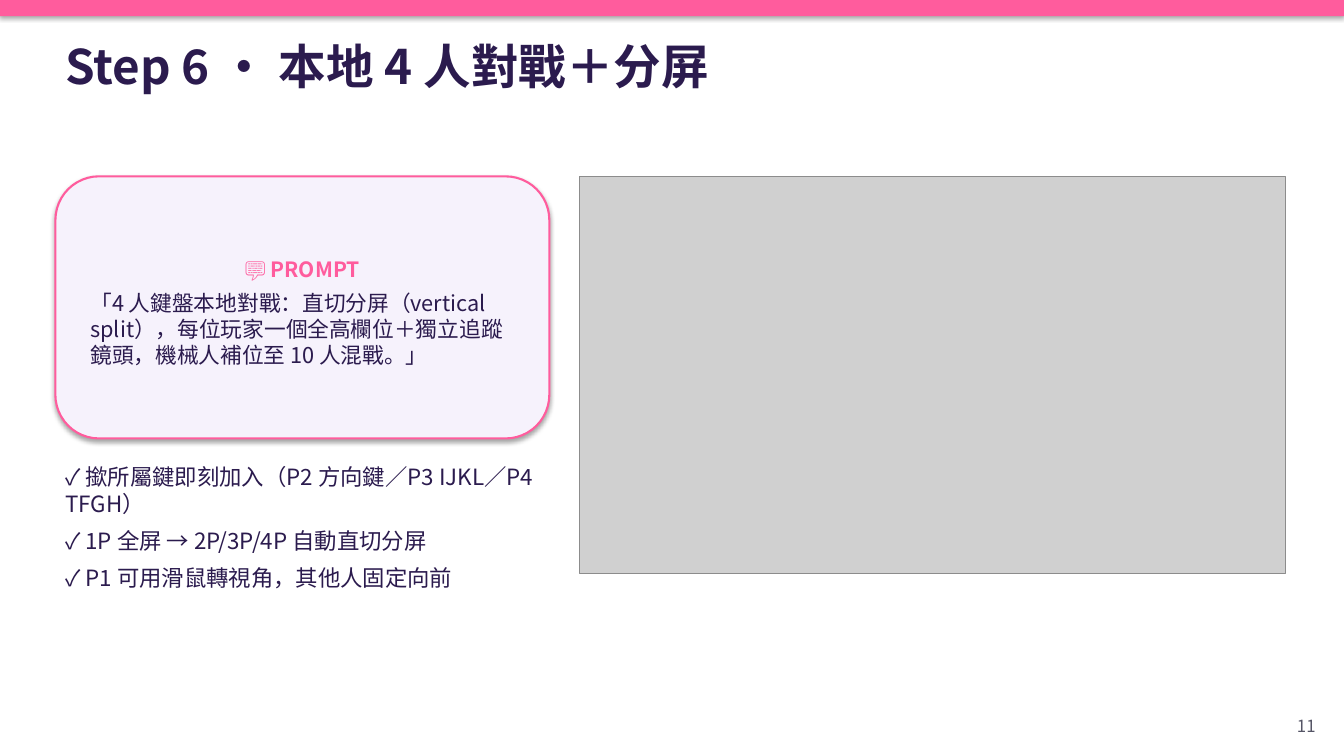
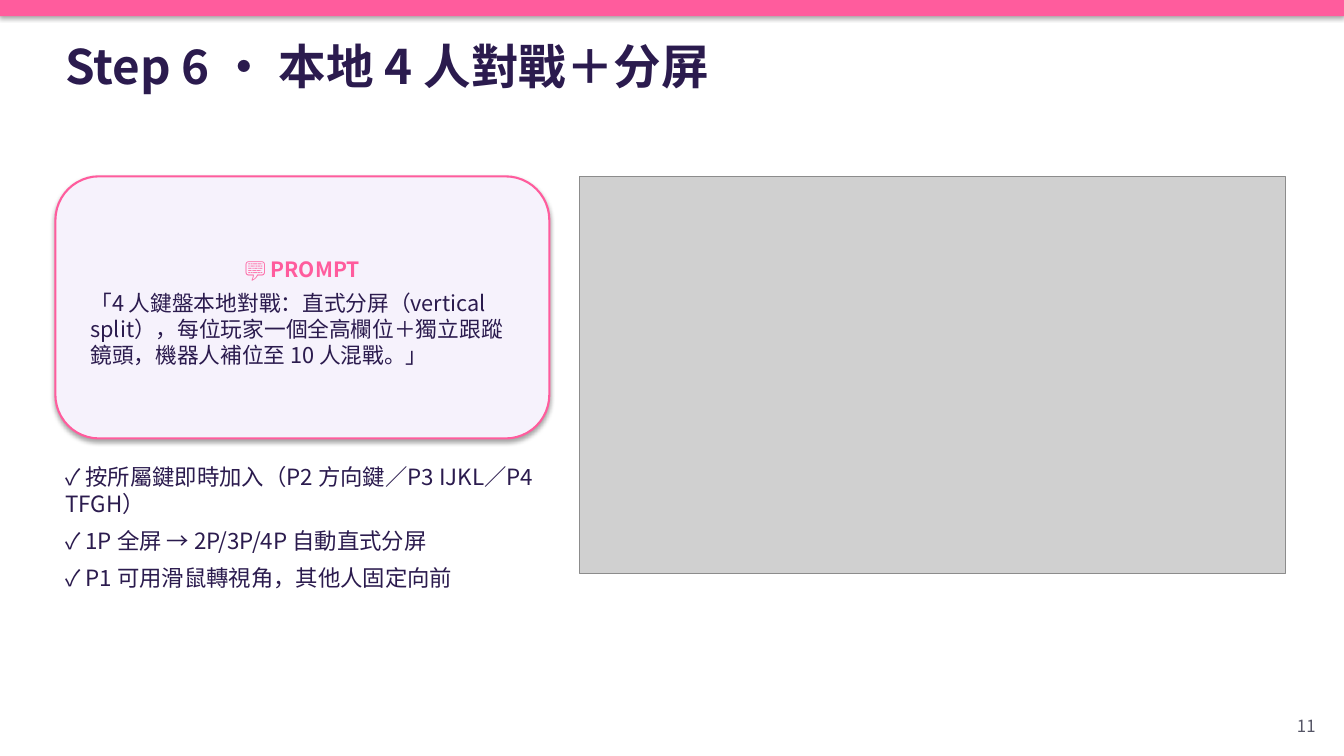
Before and after one commit to chengkaho98-svg/Mini3Dgame, a slide deck: slide 11 of 糖糖大亂鬥_AI開發Playbook.pptx. Drawn at 1344x756 pixels with LibreOffice and Linux fonts; fonts in the diff are those of the drawing; grey boxes stand for pictures. Boxes give left, top, right and bottom in pixels: in the first picture for what was removed or moved away, otherwise in the second. Text is boxed around its words. In the diff, an @@ line names an element or a change of style, - is before the commit and + after.

```diff
--- a/糖糖大亂鬥_AI開發Playbook.pptx
+++ b/糖糖大亂鬥_AI開發Playbook.pptx
@@ text in rounded rectangle at box(90, 292, 502, 365): text changed @@
-「4 人鍵盤本地對戰：直切分屏（vertical split），每位玩家一個全高欄位＋獨立追蹤鏡頭，機械人補位至 10 人混戰。」
+「4 人鍵盤本地對戰：直式分屏（vertical split），每位玩家一個全高欄位＋獨立跟蹤鏡頭，機器人補位至 10 人混戰。」
@@ text at box(65, 466, 533, 553): text changed @@
-✓ 撳所屬鍵即刻加入（P2 方向鍵／P3 IJKL／P4 TFGH）
-✓ 1P 全屏 → 2P/3P/4P 自動直切分屏
+✓ 按所屬鍵即時加入（P2 方向鍵／P3 IJKL／P4 TFGH）
+✓ 1P 全屏 → 2P/3P/4P 自動直式分屏
```
Also in this commit, not shown: 13 other slides changed, 32 other files.
